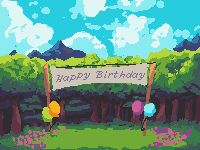
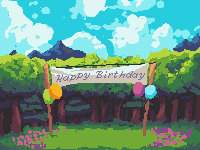
Layers edited between the first and the second w=200, h=150 image:
painted on "Paint Layer 19" over [42, 63, 157, 132]
painted on "Paint Layer 18" over [42, 63, 157, 128]
